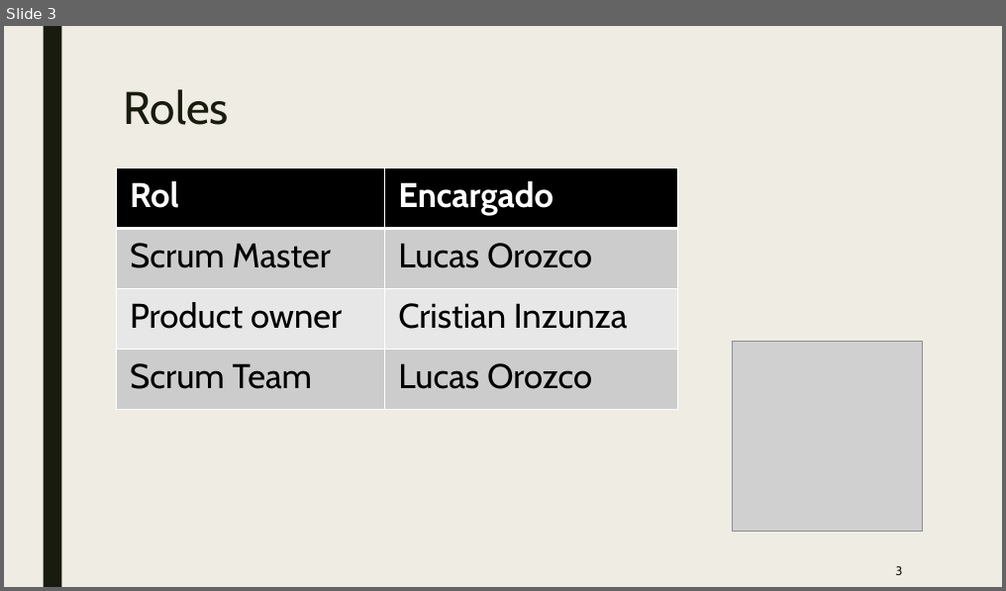
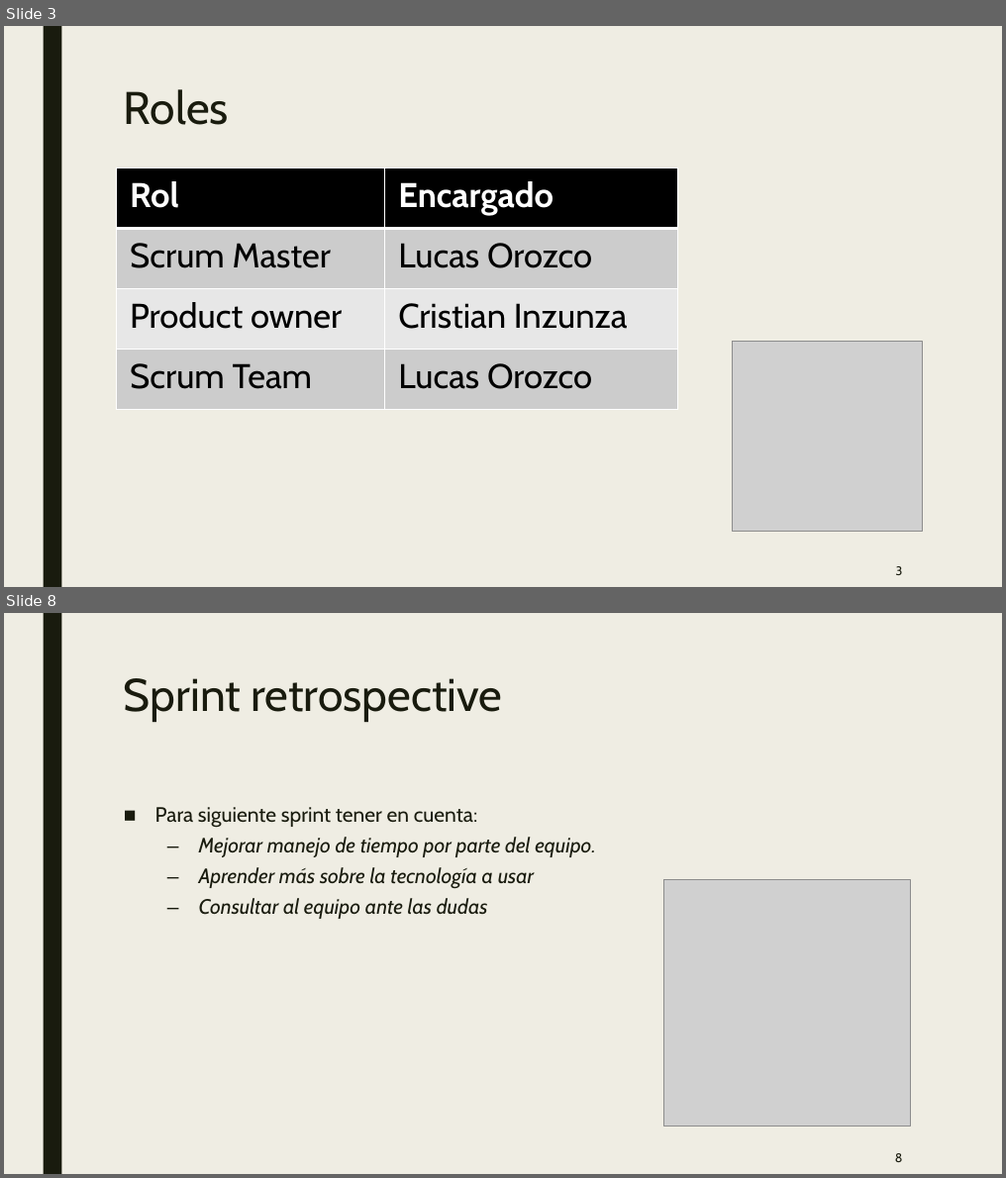
Before and after one commit to LucasOrozcoE/Evaluacion-sumativa3, a slide deck: actividad sumativa3.pptx. Shown one above the other, each under a label of ours: slide 3 before the commit, slides 3 and 8 after it; the slides between them are not shown. The pictures are 1006x591 and 1006x1178 pixels, drawn with LibreOffice and Linux fonts; fonts in the diff are those of the drawing; grey boxes stand for pictures. Boxes give left, top, right and bottom in pixels: in the first picture for what was removed or moved away, otherwise in the second. Text is boxed around its words. In the diff, an @@ line names an element or a change of style, - is before the commit and + after.

```diff
--- a/actividad sumativa3.pptx
+++ b/actividad sumativa3.pptx
@@ slide 8 added at box(4, 613, 1002, 1174), background #EFEDE3; not listed: 1 template element that a slide beside it also shows @@
@@ title added at box(124, 678, 502, 722), 44 pt, text #191B0E @@
+Sprint retrospective
@@ text added at box(155, 807, 596, 919), 20 pt, text #191B0E, italic @@
+■ Para siguiente sprint tener en cuenta:
+  – Mejorar manejo de tiempo por parte del equipo.
+  – Aprender más sobre la tecnología a usar
+  – Consultar al equipo ante las dudas
@@ picture added at box(664, 879, 911, 1126) @@
@@ page number added at box(895, 1154, 903, 1162), 12 pt, text #191B0E @@
+8
```
Also in this commit, not shown: 3 slides changed, 2 other slides added, 2 slides removed.
